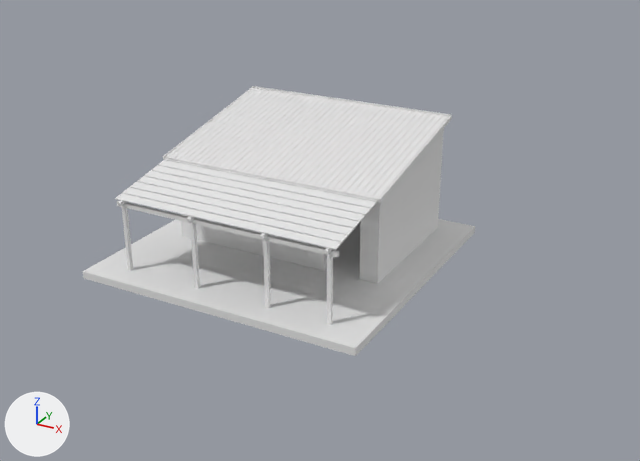
The Blender file blender/TeaKadai_V1.blend as it was, and as the next commit left it.
Camera for both pictures: a 50 mm camera at (14.23, -17.86, 10.07) aimed at (4.17, 0.43, 0.92). The axes (+X, +Y, +Z) are drawn at lower left. The lights are the same throughout. The older version comes first.

In view in the first picture: 'tea_shop_assemble', 'tea_shop_pergola_assemble', 'tea_shop_roof_assemble'.
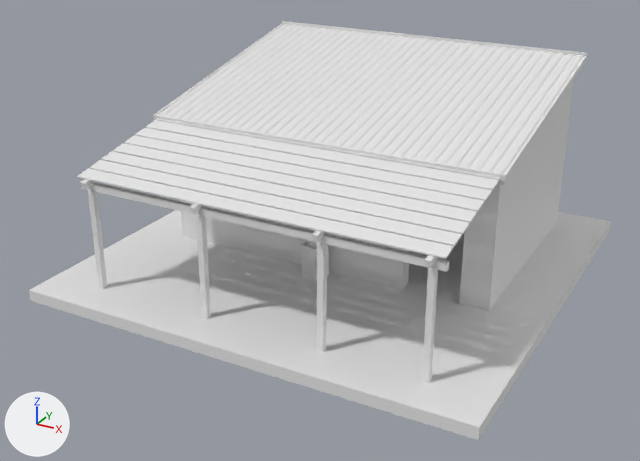
Edits to the bpy script that builds the scene:
```text
Add me_water_can_stand:
    me_water_can_stand.from_pydata(...)  # 644 vertices, 1274 faces; spans x -0.181..0.181, y -0.181..0.207, z 0.0..1.11
Add me_part_pergola_cross_beams:
    me_part_pergola_cross_beams.from_pydata(...)  # 352 vertices, 804 faces; spans x -100.0..6100.0, y -2450.0..20.0, z 0.0..2413.0
Change ob_tea_shop_roof_assemble:
    ob_tea_shop_roof_assemble.scale: (0.001, 0.001, 0.001) -> (0.00148, 0.00148, 0.00148)
Change ob_tea_shop_assemble:
    ob_tea_shop_assemble.location: (0.0, 0.07, 0.0) -> (0.0, 0.09, 0.0)
    ob_tea_shop_assemble.scale: (0.001, 0.001, 0.001) -> (0.00148, 0.00148, 0.00148)
Remove ob_tea_shop_pergola_assemble:
    ob_tea_shop_pergola_assemble = bpy.data.objects.new('tea_shop_pergola_assemble', me_tea_shop_pergola_assemble_001)
    ob_tea_shop_pergola_assemble.location = (0.0, 0.0, 0.0)
    ob_tea_shop_pergola_assemble.scale = (0.001, 0.001, 0.001)
Add ob_water_can_stand:
    ob_water_can_stand = bpy.data.objects.new('water_can_stand', me_water_can_stand)
    ob_water_can_stand.location = (4.42, -0.25, 0.0)
    ob_water_can_stand.rotation_euler = (0.0, 0.0, -3.27)  # degrees (0, 0, -187)
    ob_water_can_stand.scale = (1.39, 1.39, 1.39)
Add ob_part_pergola_cross_beams:
    ob_part_pergola_cross_beams = bpy.data.objects.new('part_pergola_cross_beams', me_part_pergola_cross_beams)
    ob_part_pergola_cross_beams.location = (0.0, -0.01, 0.0)
    ob_part_pergola_cross_beams.scale = (0.00148, 0.00148, 0.00148)
```

Location of each change, (x1, y1, x2, y2) in pixels of the pictures (640 x 461 px):
'tea_shop_assemble', moved, rescaled (48% wider, 58% taller): before (83, 129, 475, 356); after (29, 80, 611, 440)
'tea_shop_roof_assemble', rescaled (50% wider, 37% taller): before (163, 86, 452, 203); after (153, 21, 588, 182)
'part_pergola_cross_beams', added: after (77, 118, 506, 383)
'tea_shop_pergola_assemble', deleted: before (115, 159, 382, 325)
'water_can_stand', added: after (301, 229, 329, 281)
